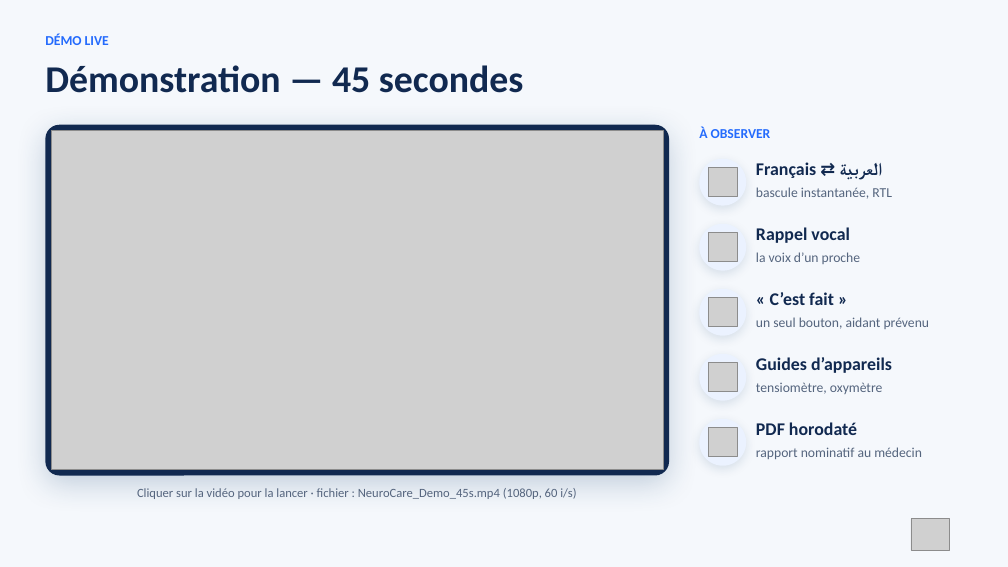
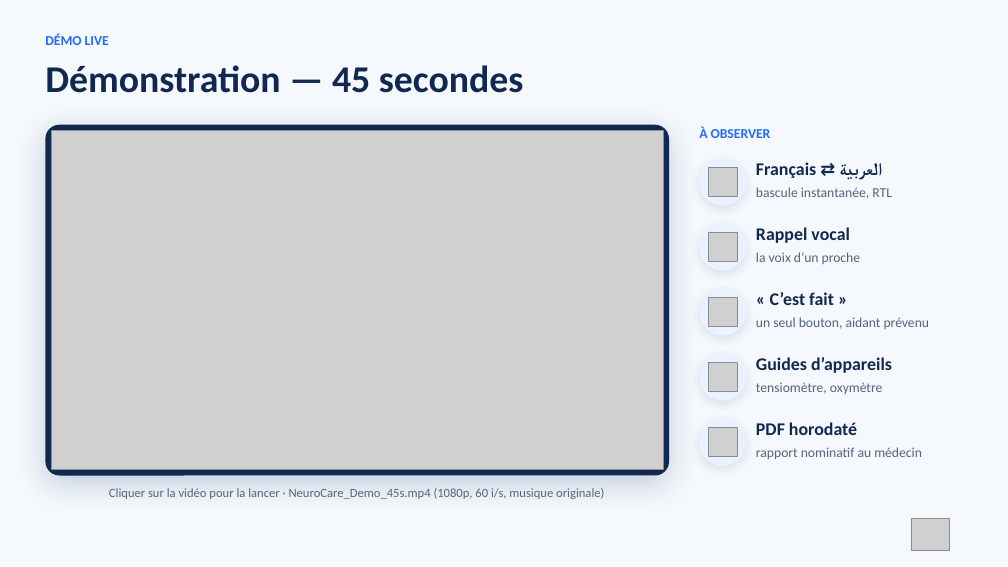
Before and after one commit to Ziadelyazidi07/NeuroCare1, a slide deck: slide 4 of pitch/NeuroCare_Pitch_Hackathon.pptx. Drawn at 1008x567 pixels with LibreOffice and Linux fonts; fonts in the diff are those of the drawing; grey boxes stand for pictures. Boxes give left, top, right and bottom in pixels: in the first picture for what was removed or moved away, otherwise in the second. Text is boxed around its words. In the diff, an @@ line names an element or a change of style, - is before the commit and + after.

```diff
--- a/pitch/NeuroCare_Pitch_Hackathon.pptx
+++ b/pitch/NeuroCare_Pitch_Hackathon.pptx
@@ text at [109,488,604,499]: text changed @@
-Cliquer sur la vidéo pour la lancer · fichier : NeuroCare_Demo_45s.mp4 (1080p, 60 i/s)
+Cliquer sur la vidéo pour la lancer · NeuroCare_Demo_45s.mp4 (1080p, 60 i/s, musique originale)
```
Also in this commit, not shown: 5 other files.
